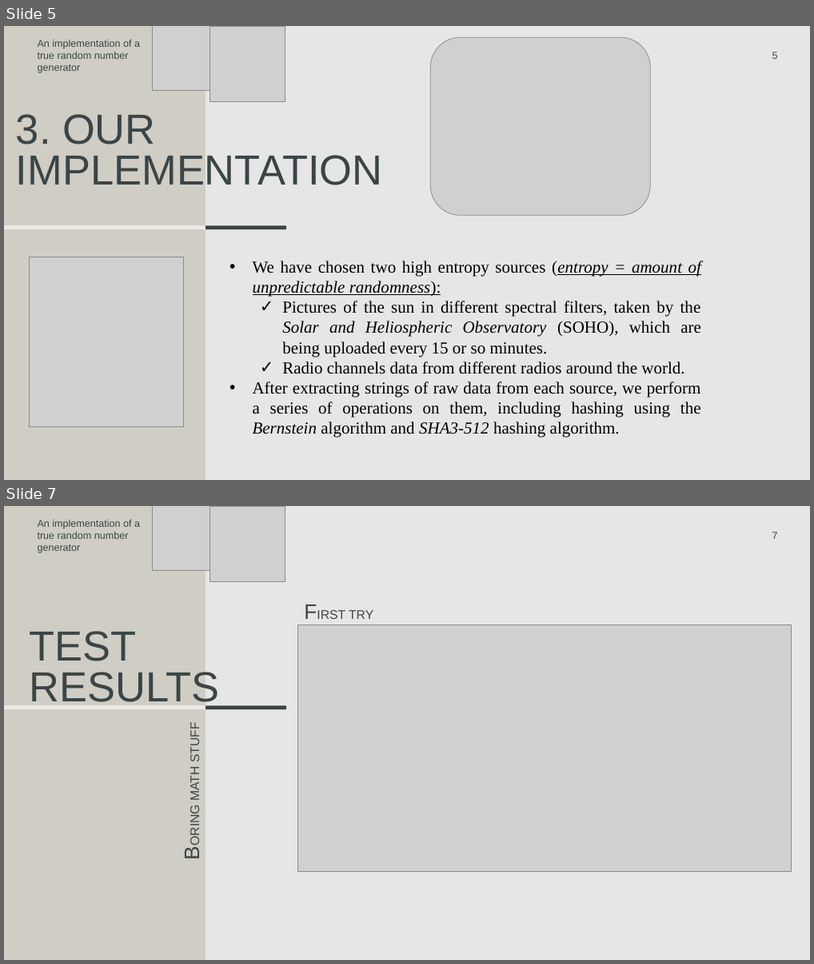
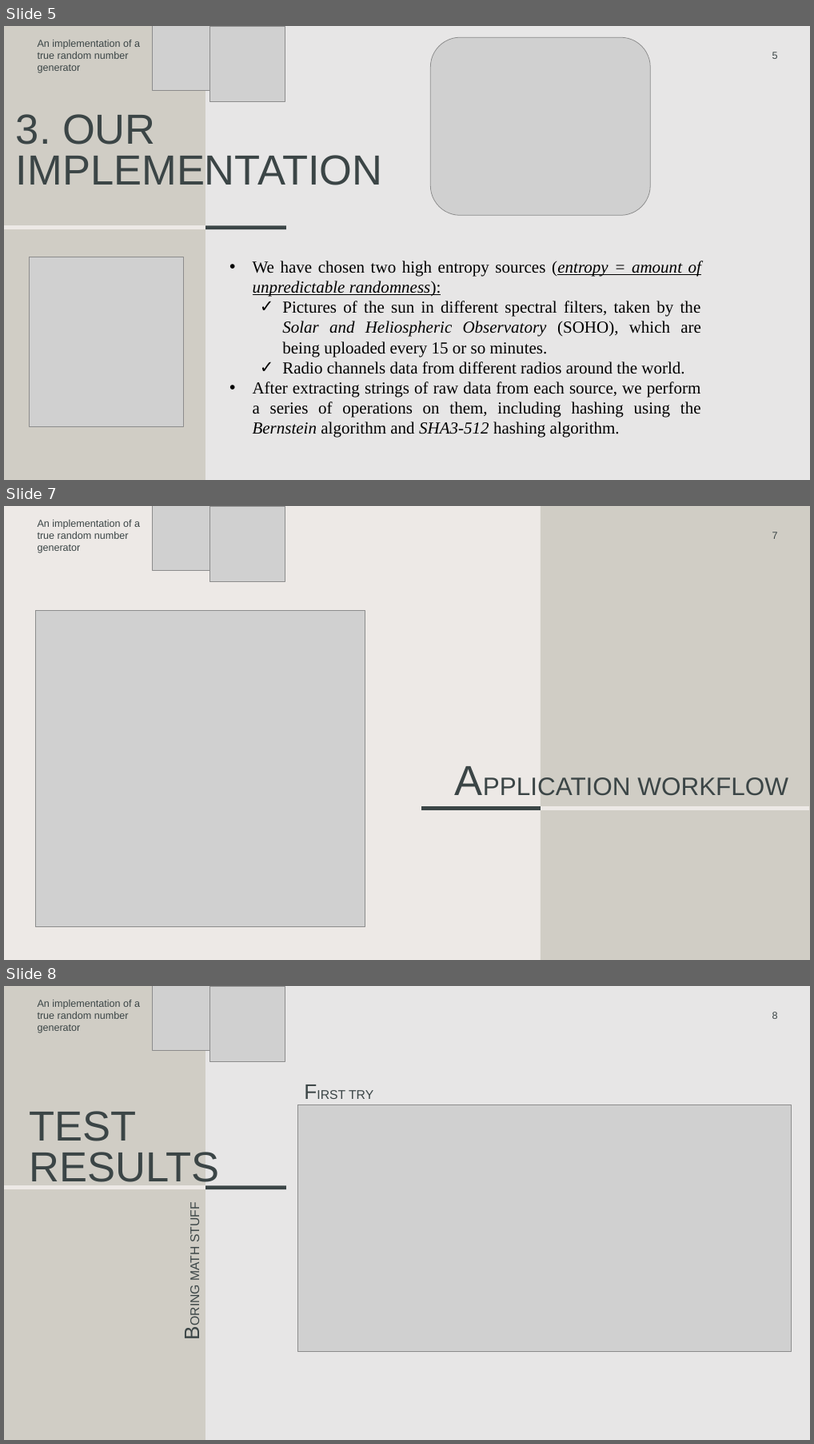
Before and after one commit to FidexEtRatio/RandomNumber, a slide deck: CERC 2025.pptx. Shown one above the other, each under a label of ours: slides 5 and 7 before the commit, slides 5, 7 and 8 after it; the slides between them are not shown. The pictures are 814x964 and 814x1444 pixels, drawn with LibreOffice and Linux fonts; fonts in the diff are those of the drawing; grey boxes stand for pictures. Boxes give left, top, right and bottom in pixels: in the first picture for what was removed or moved away, otherwise in the second. Text is boxed around its words. In the diff, an @@ line names an element or a change of style, - is before the commit and + after.

```diff
--- a/CERC 2025.pptx
+++ b/CERC 2025.pptx
@@ slide 7 added at (4, 506, 810, 960), background #EDE9E6 @@
@@ text added at (38, 520, 140, 553), 12 pt, text #3B4546 @@
+An implementation of a true random number generator
@@ picture added at (152, 506, 214, 570) @@
@@ picture added at (210, 507, 285, 582) @@
@@ rectangle added at (541, 506, 810, 960), fill #D0CDC5 @@
@@ page number added at (773, 532, 778, 539), 12 pt, text #3B4546 @@
+7
@@ picture added at (36, 611, 366, 927) @@
@@ title added at (638, 777, 789, 796), 30 pt, text #3B4546 @@
+APPLICATION WORKFLOW
@@ line added from (422, 808) to (541, 808), #3B4546 4.5 pt @@
@@ line added from (541, 808) to (810, 808), #EDE9E6 4.5 pt @@
@@ what was slide 7 is now slide 8 @@
@@ page number at (773, 1012, 778, 1019): text changed @@
-7
+8
```
Also in this commit, not shown: 2 slides changed.
